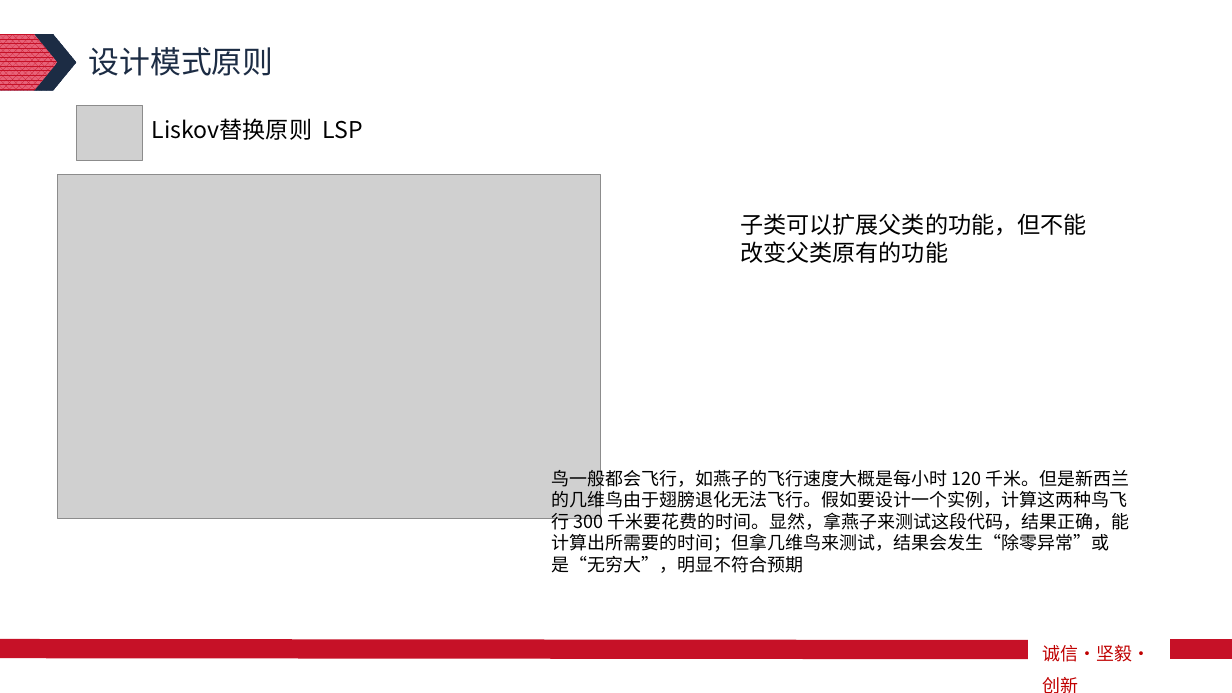
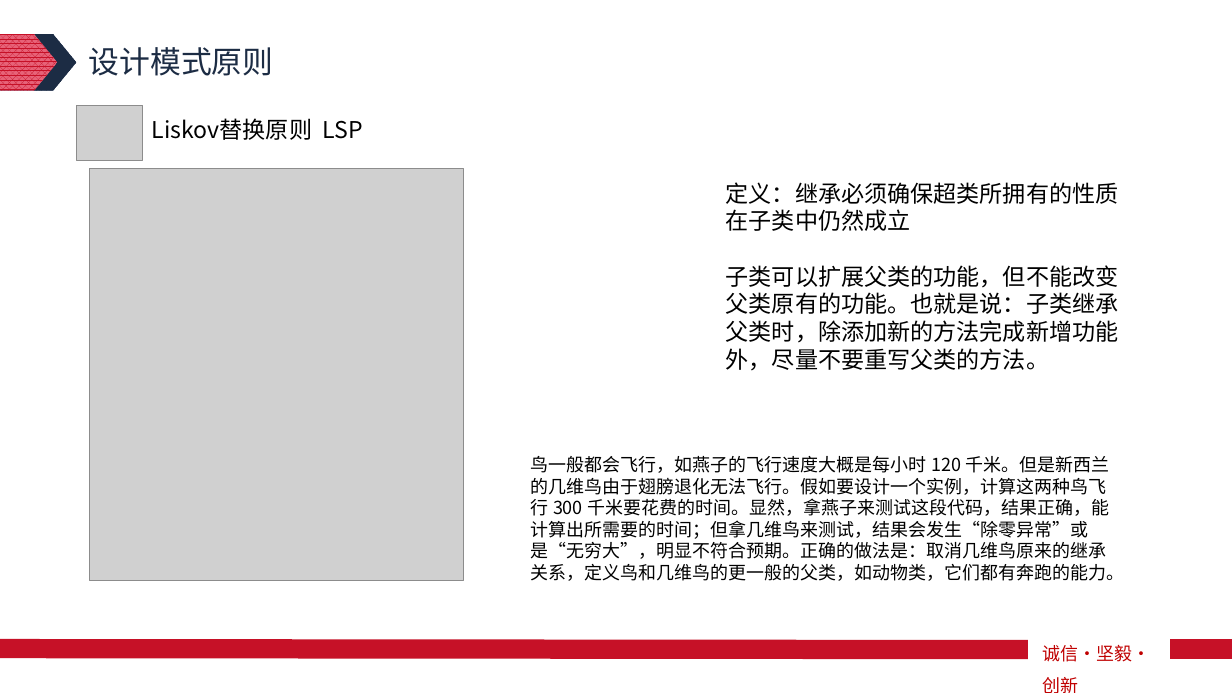
Before and after one commit to Algebrafly/algebra_demo, a slide deck: slide 9 of demo-api/src/main/resources/设计模式原则知识分享.pptx. Drawn at 1232x693 pixels with LibreOffice and Linux fonts; fonts in the diff are those of the drawing; grey boxes stand for pictures. Boxes give left, top, right and bottom in pixels: in the first picture for what was removed or moved away, otherwise in the second. Text is boxed around its words. In the diff, an @@ line names an element or a change of style, - is before the commit and + after.

```diff
--- a/demo-api/src/main/resources/设计模式原则知识分享.pptx
+++ b/demo-api/src/main/resources/设计模式原则知识分享.pptx
@@ picture: place and size @@
-picture at <box>57,175,600,519</box>
+picture at <box>90,168,464,581</box>
@@ text at <box>726,182,1119,371</box>: text changed @@
-子类可以扩展父类的功能，但不能改变父类原有的功能
+定义：继承必须确保超类所拥有的性质在子类中仍然成立
+子类可以扩展父类的功能，但不能改变父类原有的功能。也就是说：子类继承父类时，除添加新的方法完成新增功能外，尽量不要重写父类的方法。
@@ text at <box>531,456,1125,581</box>: text changed @@
-鸟一般都会飞行，如燕子的飞行速度大概是每小时 120 千米。但是新西兰的几维鸟由于翅膀退化无法飞行。假如要设计一个实例，计算这两种鸟飞行 300 千米要花费的时间。显然，拿燕子来测试这段代码，结果正确，能计算出所需要的时间；但拿几维鸟来测试，结果会发生“除零异常”或是“无穷大”，明显不符合预期
+鸟一般都会飞行，如燕子的飞行速度大概是每小时 120 千米。但是新西兰的几维鸟由于翅膀退化无法飞行。假如要设计一个实例，计算这两种鸟飞行 300 千米要花费的时间。显然，拿燕子来测试这段代码，结果正确，能计算出所需要的时间；但拿几维鸟来测试，结果会发生“除零异常”或是“无穷大”，明显不符合预期。正确的做法是：取消几维鸟原来的继承关系，定义鸟和几维鸟的更一般的父类，如动物类，它们都有奔跑的能力。
```
Also in this commit, not shown: 1 other slide changed, 4 other files.
